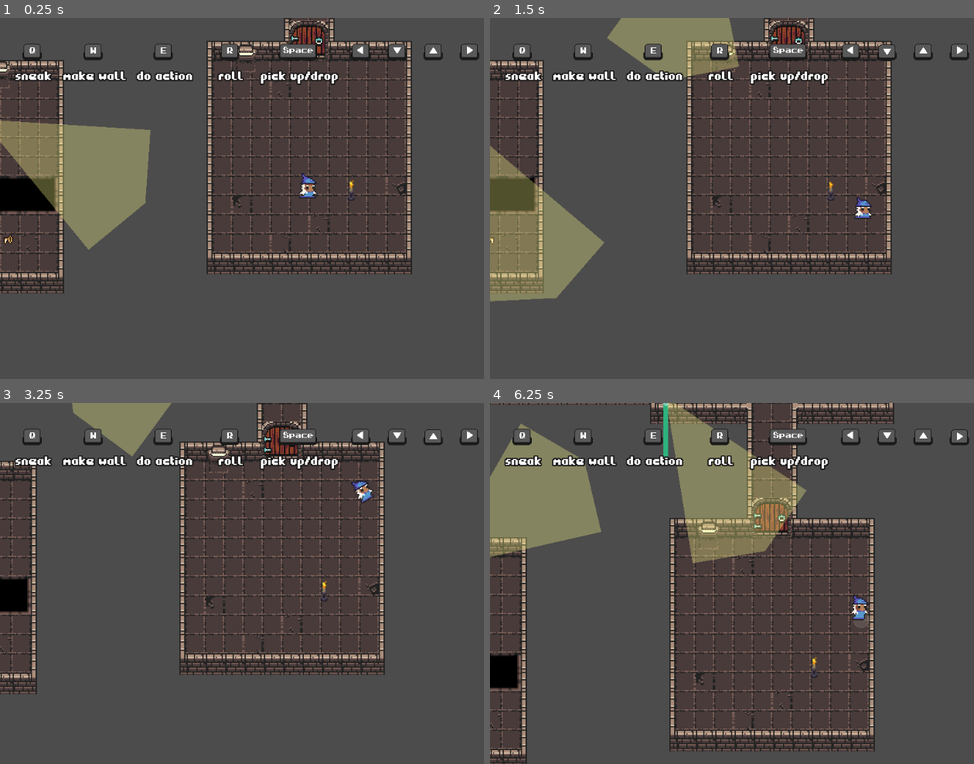
Above: before the commit, frames 1-4 (two rows, left to right).
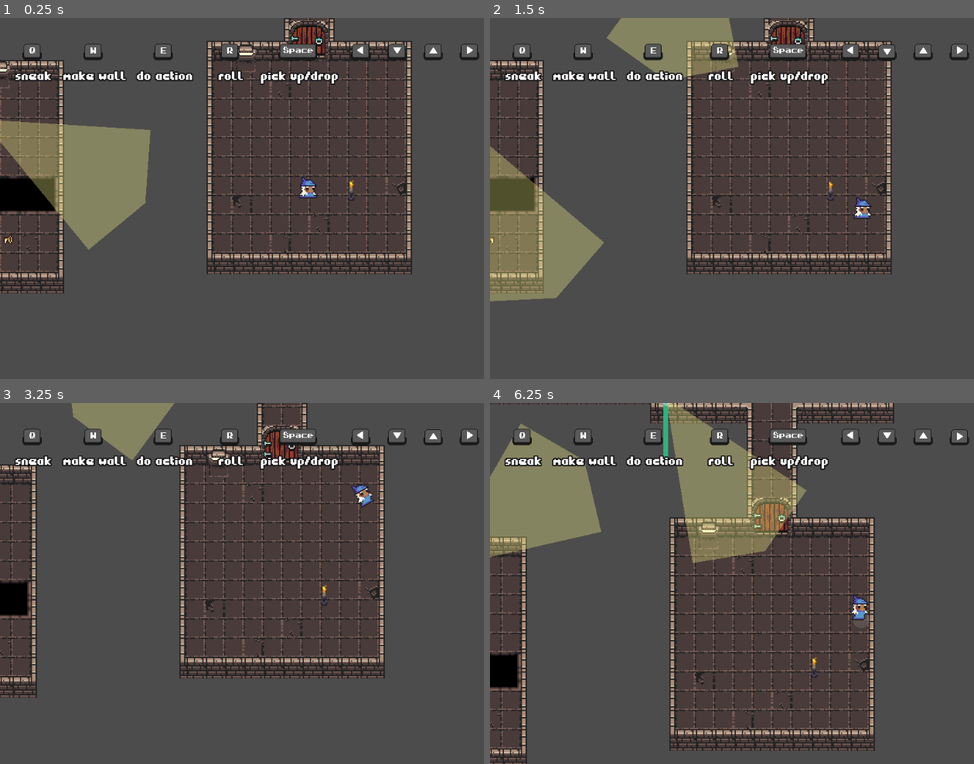
Above: after the commit, the same moments.

Repository: BadInheritance/ld46_souls_afire
Game: Godot game, scene res://scenes/Main.tscn
The game is run twice, just before and just after one commit, with the same random seed, the same clock (stepped at 60 frames per second) and the same inputs.
Inputs:
- Up to frame 1 (0.25 s): no input
- Up to frame 2 (1.5 s): hold Right (player_right) 0.53-1.28 s; tap E (player_action) at 0.6 s; hold Down (player_down) from 1.28 s (still down); tap W (player_create_wall) at 1.35 s
- Up to frame 3 (3.25 s): release Down (player_down) at 2.03 s; hold Right (player_right) 2.03-2.78 s; tap Space (player_pickup_toggle) at 2.1 s; hold Up (player_up) from 2.78 s (still down); tap R (player_roll) at 2.85 s
- Up to frame 4 (6.25 s): release Up (player_up) at 3.53 s; hold Shift (player_run) 3.53-4.28 s; hold 1 (debug_show_candle_time_left) 3.53-5.03 s; tap Q (player_sneak) at 4.35 s; hold Down (player_down) 5.03-5.78 s; tap E (player_action) at 5.1 s; hold Right (player_right) from 5.78 s (still down); tap W (player_create_wall) at 5.85 s

The runs differ from the first frame. In frame 1, 0.1% of the frame differs, in the area x 61-66%, y 42-50%; in frame 2, 0.3%; in frame 3, 9.6%, in the area x 0-80%, y 0-82%; in frame 4, 4.9%.

Commit message:
camera shakes when candle takes damage

Diff:
--- a/scenes/player.tscn
+++ b/scenes/player.tscn
@@ -22,6 +22,7 @@
 [ext_resource path="res://assets/sounds/leave_candle.ogg" type="AudioStream" id=20]
 [ext_resource path="res://assets/sounds/pick_object.ogg" type="AudioStream" id=21]
 [ext_resource path="res://assets/sounds/footstep_light.ogg" type="AudioStream" id=22]
+[ext_resource path="res://scripts/camera.gd" type="Script" id=23]
 
 [sub_resource type="SpriteFrames" id=1]
 resource_local_to_scene = true
@@ -62,6 +63,7 @@
 position = Vector2( -0.498253, 0.16608 )
 frames = SubResource( 1 )
 animation = "idle"
+frame = 2
 playing = true
 offset = Vector2( 0, -14 )
 
@@ -92,6 +94,11 @@
 drag_margin_h_enabled = true
 drag_margin_v_enabled = true
 smoothing_enabled = true
+script = ExtResource( 23 )
+
+[node name="shake_timer" type="Timer" parent="camera"]
+wait_time = 0.4
+one_shot = true
 
 [node name="RollingTimer" type="Timer" parent="."]
 wait_time = 0.4
@@ -156,7 +163,6 @@
 __meta__ = {
 "_edit_use_anchors_": false
 }
-
 [connection signal="object_pick_up_update" from="Item picking" to="." method="_on_object_pick_up_update"]
 [connection signal="timeout" from="RollingTimer" to="." method="_stop_rolling"]
 [connection signal="timeout" from="steps_timer" to="." method="generate_step_sound"]
--- a/scripts/GameManager.gd
+++ b/scripts/GameManager.gd
@@ -93,6 +93,10 @@
 	player.connect("cast_wall_spell", hud, "on_wall_spell")
 	player.connect("activate_fountain", hud, "on_fountain_activation")
 
+	var camera = player.find_node("camera")
+	var candle = $"HUD layer/HUD".find_node("Candle", true, false)
+	candle.connect("took_damage", camera, "start_shake")
+
 func load_level_params(level):
 	var candle_time = level.get_node("LevelParams").candleTime
 	hud.set_candle_time(candle_time)
--- /dev/null
+++ b/scripts/camera.gd
@@ -0,0 +1,14 @@
+extends Camera2D
+
+export var shakeDistancePerSec = 10.0
+
+func _process(delta):
+	if not $shake_timer.is_stopped():
+		var dx = rand_range(0, shakeDistancePerSec)
+		var dy = rand_range(0, shakeDistancePerSec)
+		self.offset = Vector2(dx, dy) * $shake_timer.time_left
+	else:
+		self.offset = Vector2.ZERO
+
+func start_shake():
+	$shake_timer.start()
Not shown: 1 places in scenes/player.tscn that only renumber resources
